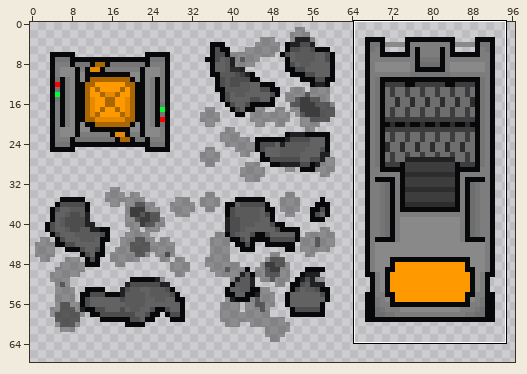
Sprite sheet -- app/src/main/res/drawable/objects_sheet.png. The picture above shows the old version from afar; the outline marks the close-up.
Close-up. Before:
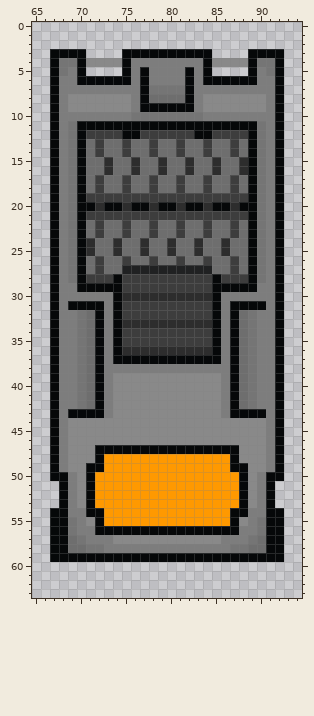
The file is 128x128 pixels. Colours within 5 levels of each other are drawn and written as one. Shown: x 65..94, y 0..63. The wide view leaves out empty margins.
After the commit:
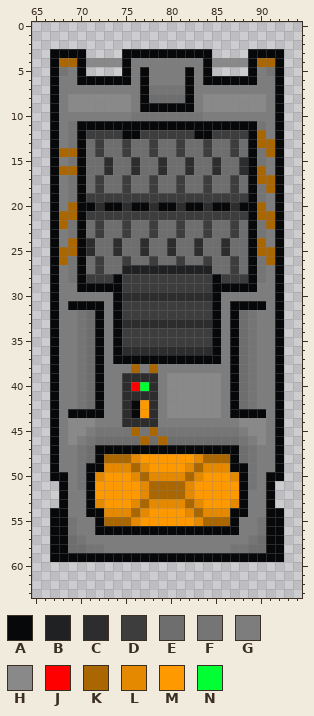
Palette (. is transparent): A #060809  B #202122  C #2d2d2d  D #3d3d3d  E #6e6e6e  F #757575  G #7d7d7d  H #898989  J #ff0000  K #aa6600  L #e58900  M #ff9900  N #00ff33
Change:
Colour H gives way to colour A in rows 42 to 43 at x 76.
Colour H gives way to colour C in row 39 at x 75 to 78; in row 40 at x 75 and 78; in row 41 at x 75 to 78; in rows 42 to 43 at x 75 and 78; in row 44 at x 75 to 78.
Colour H gives way to colour E in row 46 at x 72 to 76, 78 and 80 to 87; in rows 47 to 48 at x 71 and 88.
Colour H gives way to colour F in row 45 at x 72 to 75, 77 and 79 to 87; in row 46 at x 71 and 88; in rows 47 to 51 at x 70 and 89.
Colour H gives way to colour G in rows 39 to 43 at x 74 and 79; in row 44 at x 72 to 74 and 79 to 87; in row 45 at x 71 and 88; in row 46 at x 70 and 89; in rows 47 to 49 at x 69 and 90; in rows 52 to 53 at x 70 and 89.
Colour H gives way to colour G in row 55 at x 71 and 88; in row 57 at x 74 to 85.
Colour H gives way to colour J in row 40 at x 76.
Colour F gives way to colour K in row 4 at x 68 to 69 and 90 to 91; in rows 12 to 13 at x 90; in row 14 at x 69; in row 16 at x 69 and 90; in row 17 at x 90; in rows 20 to 21 at x 69 and 90.
Colour F gives way to colour K in rows 24 to 25 at x 69 and 90.
Colour G gives way to colour K in row 13 at x 91; in row 14 at x 68 and 91; in row 16 at x 68; in rows 17 to 18 at x 91; in rows 21 to 22 at x 68 and 91; in rows 25 to 26 at x 68 and 91.
Colour G gives way to colour K in row 38 at x 76 and 78.
Colour H gives way to colour K in row 45 at x 76 and 78; in row 46 at x 77 and 79.
Colour M gives way to colour K in row 48 at x 73 to 75 and 84 to 86; in row 49 at x 76 and 83; in row 50 at x 77 and 82; in rows 51 to 52 at x 78 to 81; in row 53 at x 77 and 82; in row 54 at x 76 and 83.
Colour M gives way to colour K in row 55 at x 73 to 75 and 84 to 86.
Colour M gives way to colour L in row 48 at x 76 and 83; in row 49 at x 73 to 75, 77, 82 and 84 to 86; in row 50 at x 72, 76, 78 to 81, 83 and 87; in rows 51 to 52 at x 77 and 82; in row 53 at x 72, 76, 78 to 81, 83 and 87; in row 54 at x 73 to 75, 77, 82 and 84 to 86.
Colour M gives way to colour L in row 55 at x 76 and 83.
Colour H gives way to colour M in rows 42 to 43 at x 77.
Colour H gives way to colour N in row 40 at x 77.
Pixel boxes of the changes (left, top, right, bottom) in both close-ups:
changed: (59, 58, 77, 67)
changed: (257, 58, 275, 67)
changed: (257, 130, 275, 265)
changed: (59, 148, 77, 265)
changed: (68, 364, 266, 544)
